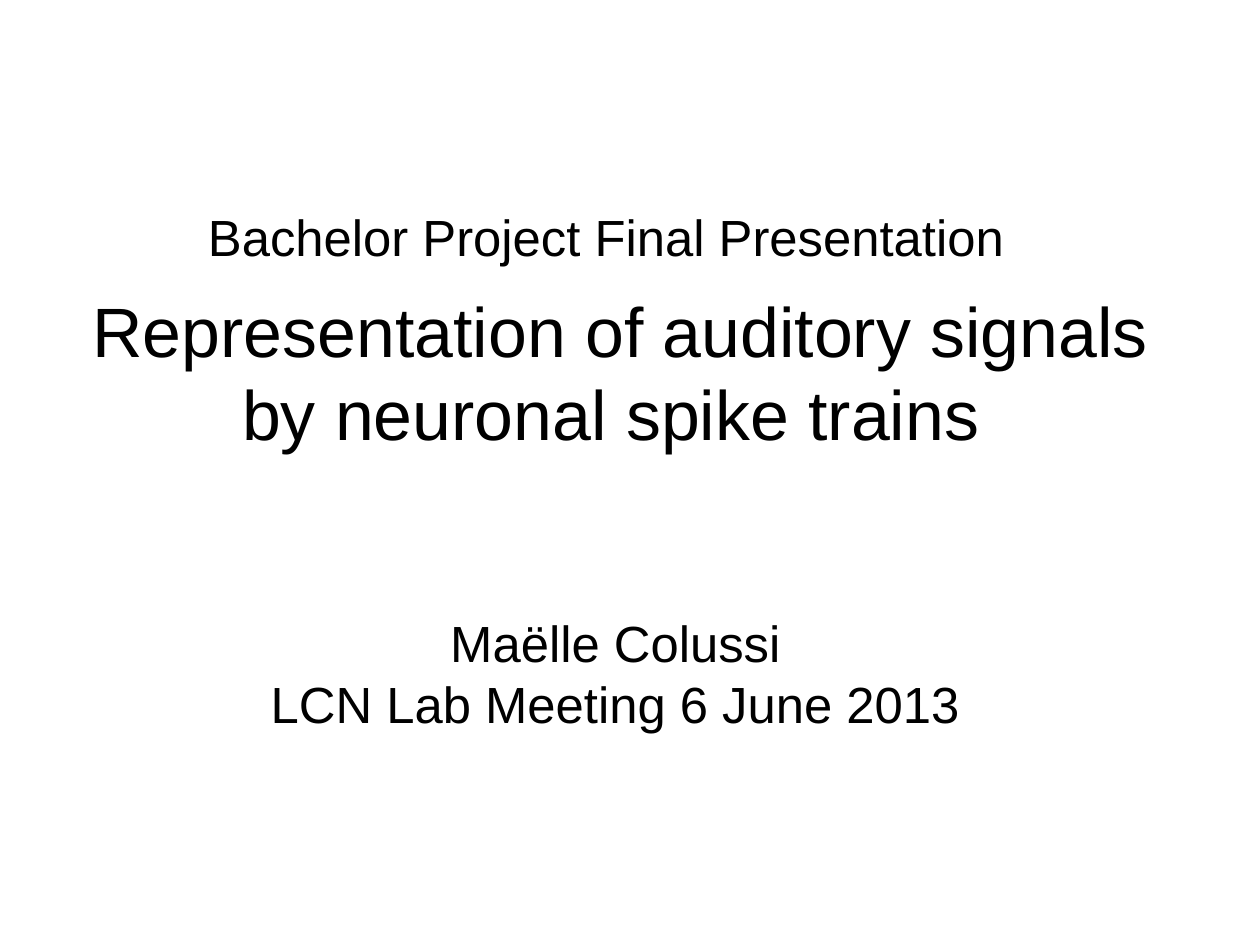
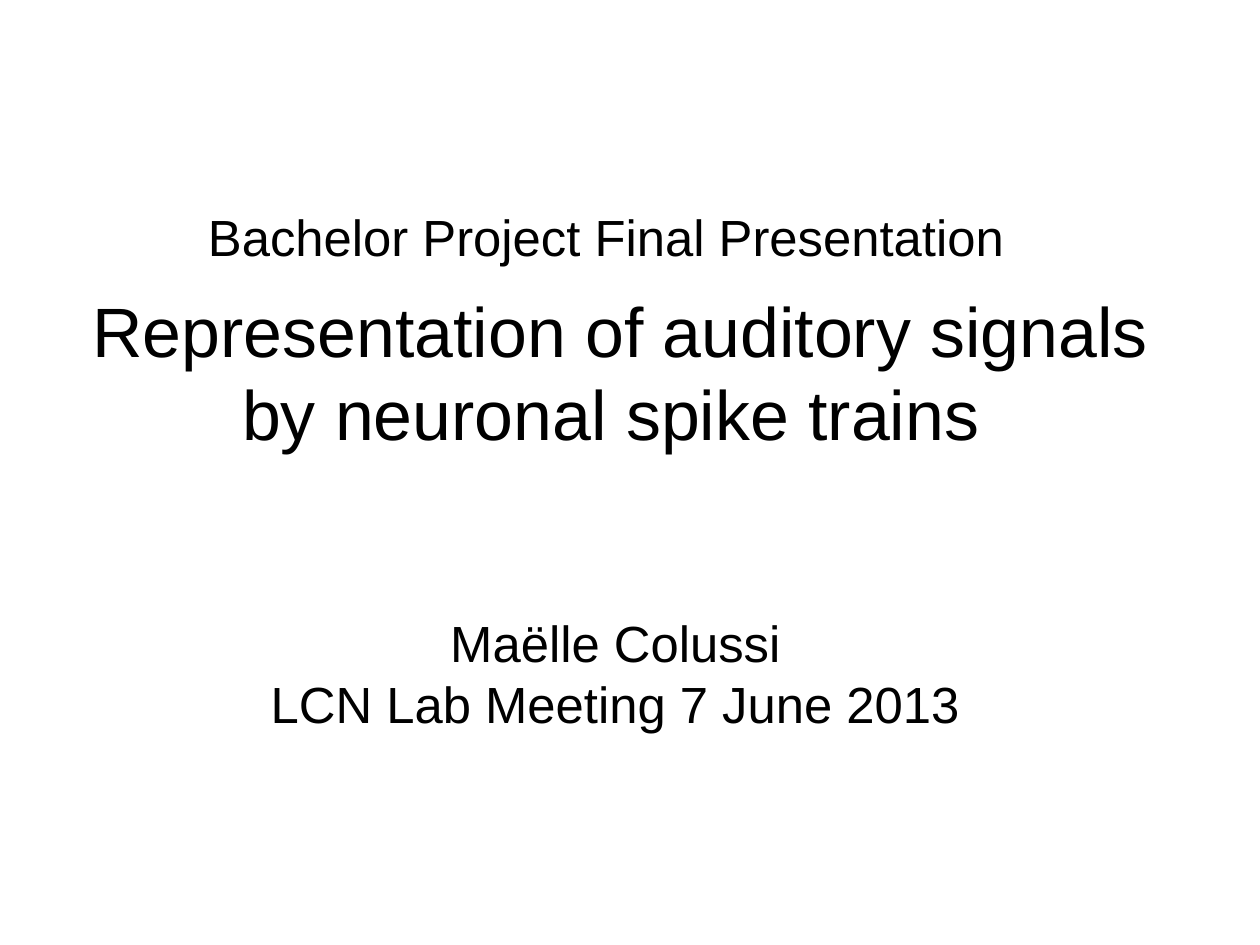
Before and after one commit to MaelleC/auditory-things, a slide deck: slide 1 of finalThings/presentation/pres1.odp. Drawn at 1260x945 pixels with LibreOffice and Linux fonts; fonts in the diff are those of the drawing. Boxes give left, top, right and bottom in pixels: in the first picture for what was removed or moved away, otherwise in the second. Text is boxed around its words. In the diff, an @@ line names an element or a change of style, - is before the commit and + after.

Commit message:
change date of presentation

```diff
--- a/finalThings/presentation/pres1.odp
+++ b/finalThings/presentation/pres1.odp
@@ subtitle at <box>271,686,959,733</box>: text changed @@
-LCN Lab Meeting 6 June 2013
+LCN Lab Meeting 7 June 2013
```
Also in this commit, not shown: 1 other file.
